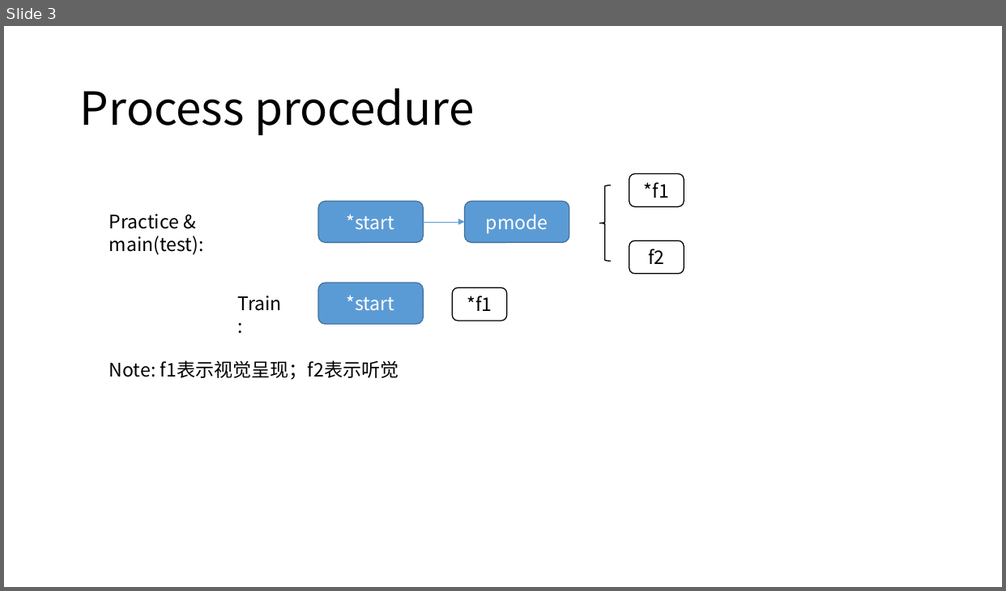
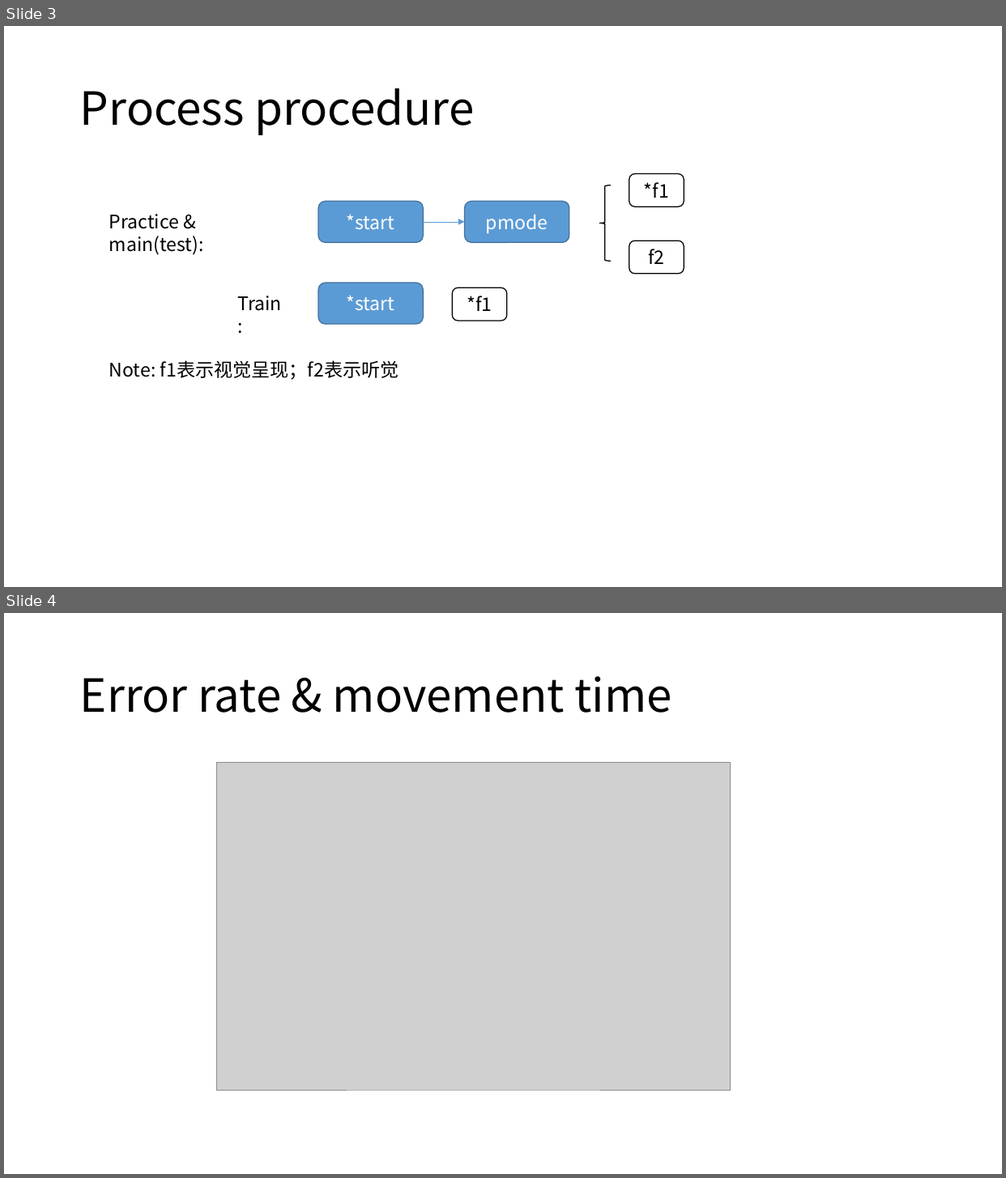
Before and after one commit to brainwatcher/grip4.0, a slide deck: preparation/grip Task introduction.pptx. Shown one above the other, each under a label of ours: slide 3 before the commit, slides 3 and 4 after it. The pictures are 1006x591 and 1006x1178 pixels, drawn with LibreOffice and Linux fonts; fonts in the diff are those of the drawing; grey boxes stand for pictures. Boxes give left, top, right and bottom in pixels: in the first picture for what was removed or moved away, otherwise in the second. Text is boxed around its words. In the diff, an @@ line names an element or a change of style, - is before the commit and + after.

```diff
--- a/preparation/grip Task introduction.pptx
+++ b/preparation/grip Task introduction.pptx
@@ slide 4 added at [4,613,1002,1174], background #FFFFFF @@
@@ title added at [80,676,672,713], 44 pt, text #000000 @@
+Error rate & movement time
@@ picture added at [216,763,731,1091] @@
```
Also in this commit, not shown: 1 other slide added, 13 other files.
